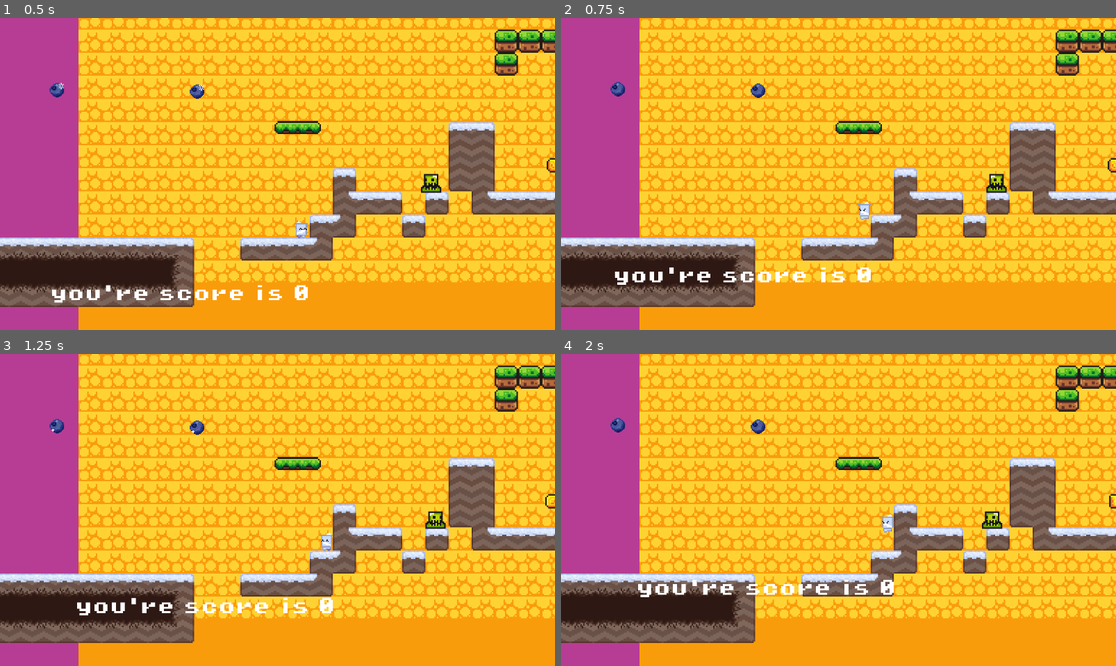
Above: before the commit, frames 1-4 (two rows, left to right).
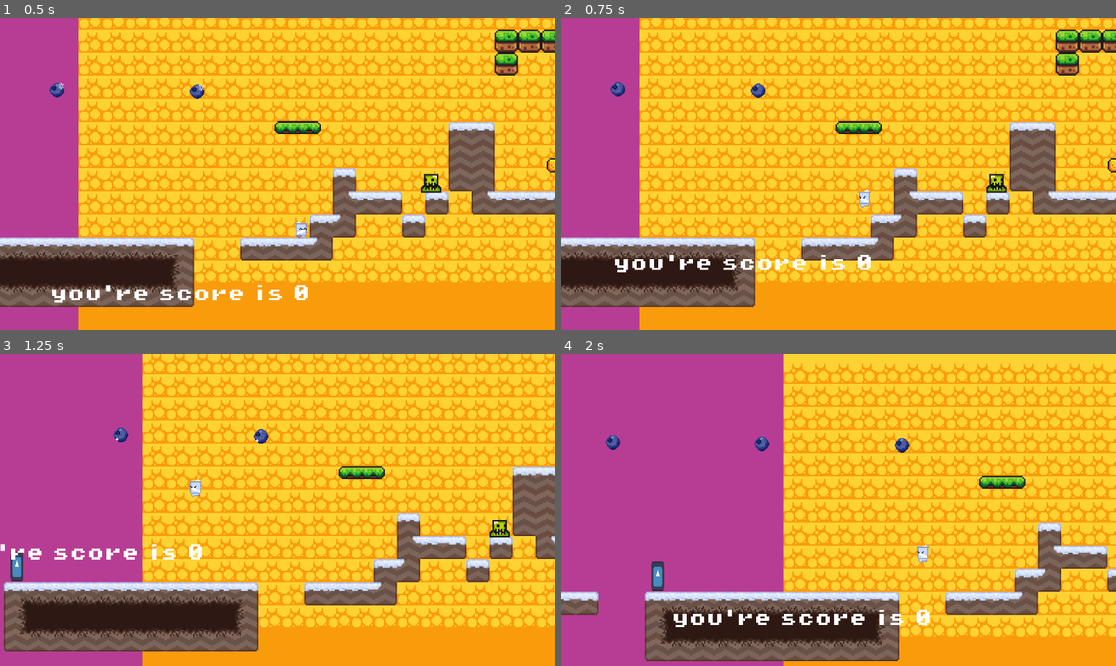
Above: after the commit, the same moments.

Repository: KingKiwiThe3rd/Priff-My-Beloved
Game: Godot game, scene res://scenes/game.tscn
The game is run twice, just before and just after one commit, with the same random seed, the same clock (stepped at 60 frames per second) and the same inputs. The engine's default icon, where the game draws it, is replaced by a stand-in: a white triangle on a blue panel in a dark square.
Inputs:
- Up to frame 1 (0.5 s): no input
- Up to frame 2 (0.75 s): hold Right (Move Right) from 0.53 s (still down); tap Space (Jump) at 0.6 s
- Up to frame 3 (1.25 s): keep holding Right (Move Right); tap Space (Jump) at 0.77, 1.07 s
- Up to frame 4 (2 s): keep holding Right (Move Right); tap Shift (Dash) at 1.35 s; tap Space (Jump) at 1.52, 1.55, 1.82 s

Frame 1 is identical in both runs. In frame 2, 1.7% of the frame differs, in the area x 9-56%, y 54-86%; in frame 3, 53%; in frame 4, 65%, in the area x 0-100%, y 0-100%.

Commit message:
My local changes before merge

Diff:
--- a/scripts/priff.gd
+++ b/scripts/priff.gd
@@ -28,6 +28,20 @@
 var slow_motion_scale = 0.3  # Slower = lower value (0.3 = 30% normal speed)
 var slow_motion_timer := 0.0
 
+# at top of your CharacterBody2D script:
+
+enum PlayerState { NORMAL, WALL_SLIDE }
+var state = PlayerState.NORMAL
+
+const WALL_SLIDE_SPEED = 50.0
+const WALL_HANG_TIME   = 3.0
+const WALL_JUMP_X      = 300.0  # ↑ increase this to round corners
+const WALL_JUMP_Y      = -250.0 # ↓ decrease (make less negative) to trade vertical
+
+var wall_dir = 0          # +1 if hanging on right wall, -1 on left
+var hang_timer = WALL_HANG_TIME
+
+
 func _ready():
 	dash_manager.player = self  # Link Priff to DashManager
 
@@ -37,13 +51,45 @@
 		spawn_point = GameManager.checkpoint_position
 
 func _physics_process(delta: float) -> void:
+	# 1) Read input_dir *once*, at the top
+	var input_dir = Input.get_axis("Move Left", "Move Right")
+
+	# 2) Your existing floor‐reset logic…
 	if is_on_floor():
+		state = PlayerState.NORMAL
+		hang_timer = WALL_HANG_TIME
 		JUMP_AMOUNT = 2
 		coyote_timer = COYOTE_TIME
 		dash_manager.air_dashes_used = 0
-		dash_manager.extra_air_dash = false   # ← clear the power‐up here
+		dash_manager.extra_air_dash = false
 	elif coyote_timer > 0:
 		coyote_timer -= delta
+
+	# 3) Now use input_dir inside the state machine
+	match state:
+		PlayerState.NORMAL:
+			if not is_on_floor() and is_on_wall() and input_dir != 0:
+				wall_dir = (1 if input_dir > 0 else -1)
+				state = PlayerState.WALL_SLIDE
+				dash_manager.reset_dash()
+		# else: fall through to normal movement/gravity below
+		PlayerState.WALL_SLIDE:
+			# clamp vertical speed
+			velocity.y = min(velocity.y, WALL_SLIDE_SPEED)
+			velocity.x = 0
+			# on jump, bounce off
+			if Input.is_action_just_pressed("Jump"):
+				velocity.x = -wall_dir * WALL_JUMP_X
+				velocity.y = WALL_JUMP_Y
+				state = PlayerState.NORMAL
+			else:
+				# count down your hang time
+				hang_timer -= delta
+				if hang_timer <= 0:
+					state = PlayerState.NORMAL
+				# slide movement only
+			move_and_slide()
+			return  # skip the rest while in wall‐slide
 
 	# Jumping
 	if Input.is_action_just_pressed("Jump") and (is_on_floor() or JUMP_AMOUNT > 0 or coyote_timer > 0):
